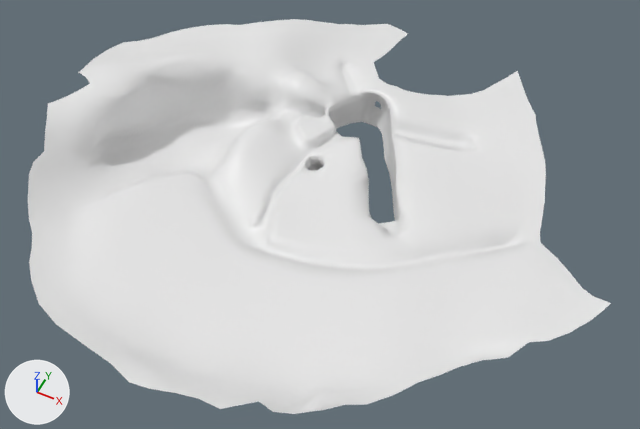
An edit to the FBX model HiddenHarmony/Assets/Models/Hub/Terrain/world1.fbx, drawn before and after from the same camera.
The view is the same before and after, from a camera (50 mm lens) standing at (246.0, -772.0, 583.0) and looking at (-4.0, -271.0, -43.0). The lights are fixed; the arrows at lower left show +X, +Y and +Z. Vertices at the same position are counted once.
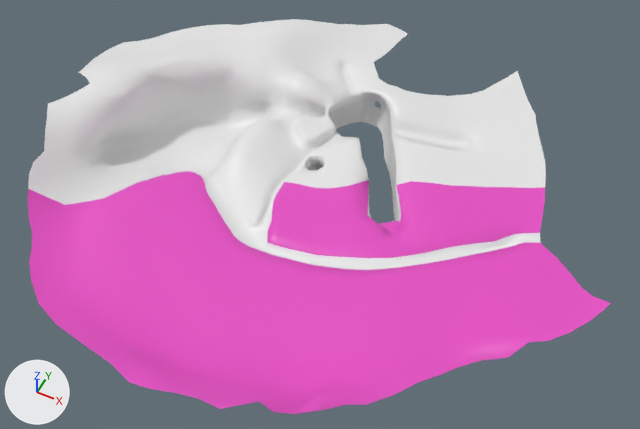
Changed parts and their boxes [x1, y1, x2, y2] in the pictures (640 x 429 px):
```json
{"part": 1, "of": "me_cube_001", "change": "recoloured", "before": [28, 171, 611, 414], "after": [28, 171, 611, 414], "on screen": "white to pink"}
{"part": 2, "of": "me_cube_001", "change": "recoloured", "before": [379, 221, 402, 239], "after": [379, 221, 402, 239], "on screen": "white to pink"}
```

The change, as JSON lines over the scene's bpy script:
```json
{"op": "add", "block": "mat_material_004", "code": ["mat_material_004 = principled_material('Material.004')", "mat_material_004.base_color = (0.8, 0.0772, 0.559)  # pink #e74fc5", "mat_material_004.roughness = 0.4"]}
{"block": "me_cube_001", "where": "me_cube_001.from_pydata(...)  # 1683 vertices, 1733 faces; spans x -336.0..234.0, y -408.0..108.0, z -43.0..35.0"}
{"block": "me_cube_001", "where": "# used by ob_cube; location = (33.0, -111.2, -25.0)"}
{"block": "me_cube_001", "change": "me_cube_001 part 1: 370 of the faces centred in x -262.0..223.0, y -397.0..-55.0, z -12.0..23.0 switch from mat_material_001 (white #e7e7e7) to mat_material_004 (pink #e74fc5)"}
{"block": "me_cube_001", "change": "me_cube_001 part 2: 8 of the faces centred in x 21.0..41.0, y -159.0..-141.0, z -17.0..-10.0 switch from mat_material_002 (white #e7e7e7) to mat_material_004 (pink #e74fc5)"}
```
